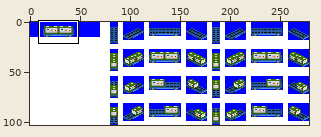
Sprite sheet, stored at src/wagon/Flat_car/Flat_Tank_Car/Flat_Tank_Car.png. The picture above shows the old version from afar; the outline marks the close-up.
Close-up. Earlier state:
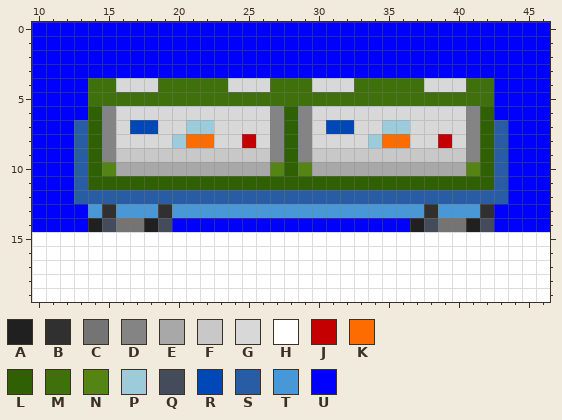
The file is 279x103 pixels. Shown: x 10..46, y 0..19. The commit also changed other parts of the picture, which this record leaves out.
Palette (. is transparent): A #202020  B #303030  C #747474  D #848484  E #a8a8a8  F #c8c8c8  G #d8d8d8  H #ffffff  J #c40000  K #fc6c00  L #306004  M #40700c  N #548414  P #9cccdc  Q #444c5c  R #0048b8  S #285ca4  T #4898d8  U #0000ff
Pixels before, first column x 10:
 0 UUUUUUUUUUUUUUUUUUUUUUUUUUUUUUUUUUUUU
 1 UUUUUUUUUUUUUUUUUUUUUUUUUUUUUUUUUUUUU
 2 UUUUUUUUUUUUUUUUUUUUUUUUUUUUUUUUUUUUU
 3 UUUUUUUUUUUUUUUUUUUUUUUUUUUUUUUUUUUUU
 4 UUUUMMGGGMMMMMGGGMMMGGGMMMMMGGGMMUUUU
 5 UUUUMMMMMMMMMMMMMMMMMMMMMMMMMMMMMUUUU
 6 UUUULDGGGGGGGGGGGDLDGGGGGGGGGGGDLUUUU
 7 UUUSLDGRRGGPPGGGGDLDGRRGGPPGGGGDLSUUU
 8 UUUSLDGGGGPKKGGJGDLDGGGGPKKGGJGDLSUUU
 9 UUUSLDFFFFFFFFFFFDLDFFFFFFFFFFFDLSUUU
10 UUUSLNEEEEEEEEEEENLNEEEEEEEEEEENLSUUU
11 UUUSLLLLLLLLLLLLLLLLLLLLLLLLLLLLLSUUU
12 UUUSSSSSSSSSSSSSSSSSSSSSSSSSSSSSSSUUU
13 UUUUTBTTTBTTTTTTTTTTTTTTTTTTBTTTBUUUU
14 UUUUAQCCAQUUUUUUUUUUUUUUUUUAQCCAQUUUU
15 HHHHHHHHHHHHHHHHHHHHHHHHHHHHHHHHHHHHH
16 HHHHHHHHHHHHHHHHHHHHHHHHHHHHHHHHHHHHH
17 HHHHHHHHHHHHHHHHHHHHHHHHHHHHHHHHHHHHH
18 HHHHHHHHHHHHHHHHHHHHHHHHHHHHHHHHHHHHH
19 HHHHHHHHHHHHHHHHHHHHHHHHHHHHHHHHHHHHH
The same view after the edit:
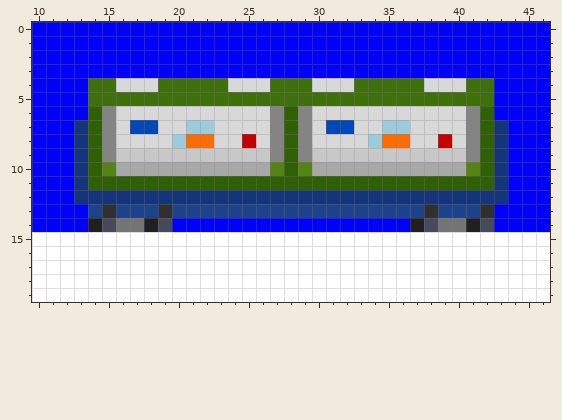
From old to new:
{"colour":"S","old":"#285ca4","new":"#14347c"}
{"colour":"T","old":"#4898d8","new":"#1c448c"}
{"label":"changed","picture_box":[74,120,508,218]}
